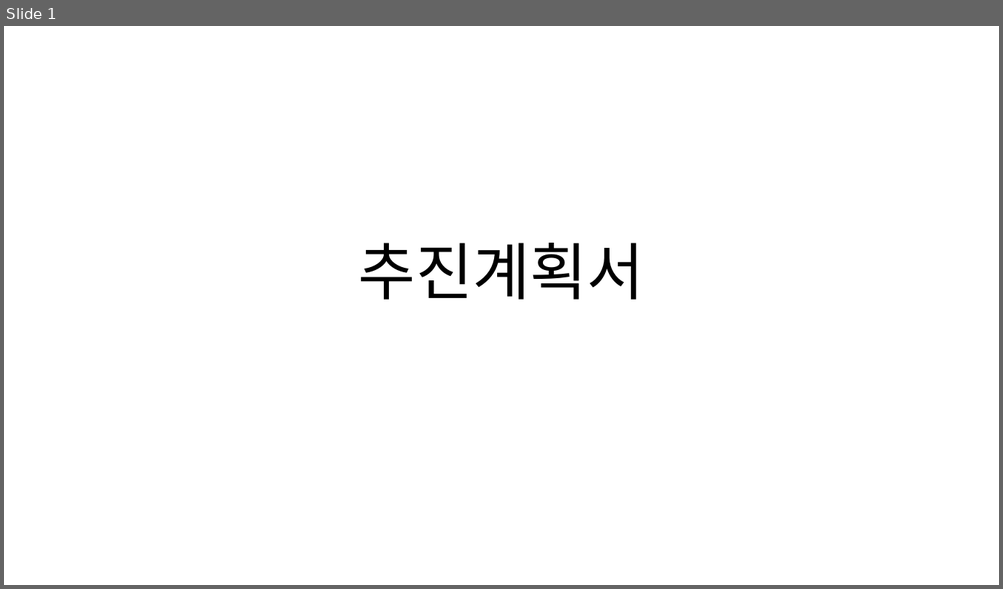
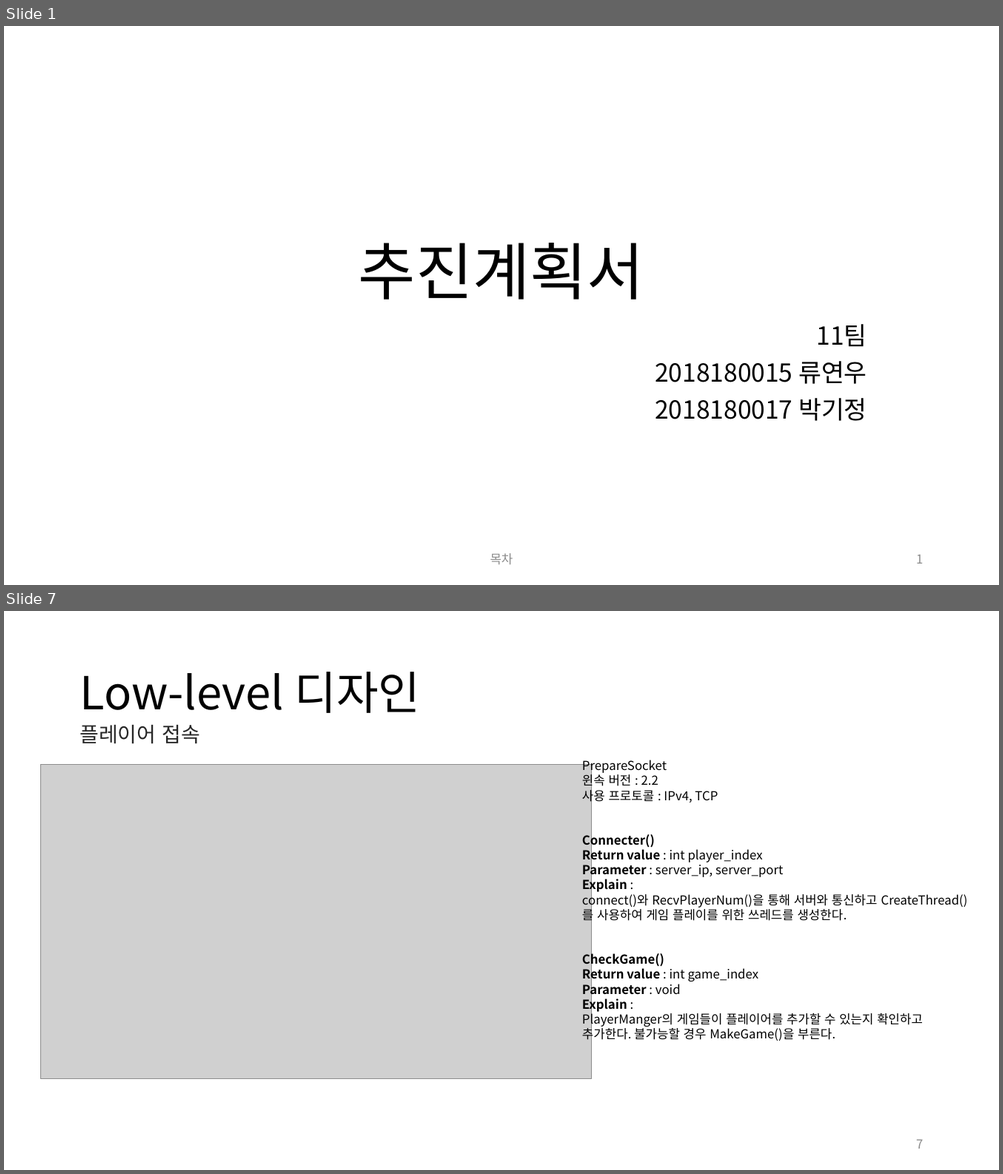
Before and after one commit to andy3790/NGP_Project, a slide deck: Doc/추진 계획서.pptx. Shown one above the other, each under a label of ours: slide 1 before the commit, slides 1 and 7 after it; the slides between them are not shown. The pictures are 1003x589 and 1003x1174 pixels, drawn with LibreOffice and Linux fonts; fonts in the diff are those of the drawing; grey boxes stand for pictures. Boxes give left, top, right and bottom in pixels: in the first picture for what was removed or moved away, otherwise in the second. Text is boxed around its words. In the diff, an @@ line names an element or a change of style, - is before the commit and + after.

```diff
--- a/Doc/추진 계획서.pptx
+++ b/Doc/추진 계획서.pptx
@@ slide 7 added at <box>4,611,999,1170</box>, background #FFFFFF @@
@@ title added at <box>79,672,420,713</box>, 44 pt, text #000000 @@
+Low-level 디자인
@@ text added at <box>79,725,200,744</box>, 20 pt, text #262626 @@
+플레이어 접속
@@ picture added at <box>40,765,591,1079</box> @@
@@ text added at <box>582,760,967,1042</box>, 12 pt, text #000000 @@
+PrepareSocket
+윈속 버전 : 2.2
+사용 프로토콜 : IPv4, TCP
+Connecter()
+Return value : int player_index
+Parameter : server_ip, server_port
+Explain :
+connect()와 RecvPlayerNum()을 통해 서버와 통신하고 CreateThread()를 사용하여 게임 플레이를 위한 쓰레드를 생성한다.
+CheckGame()
+Return value : int game_index
+Parameter : void
+Explain :
+PlayerManger의 게임들이 플레이어를 추가할 수 있는지 확인하고 추가한다. 불가능할 경우 MakeGame()을 부른다.
@@ page number added at <box>916,1140,922,1149</box>, 12 pt, text #8C8C8C @@
+7
@@ slide 1 changed as well @@
@@ subtitle added at <box>654,324,867,421</box>, 24 pt, text #000000 @@
+11팀
+2018180015 류연우
+2018180017 박기정
@@ text added at <box>490,554,513,565</box>, 12 pt, text #8C8C8C @@
+목차
@@ page number added at <box>916,555,922,564</box>, 12 pt, text #8C8C8C @@
+1
```
Also in this commit, not shown: 6 other slides changed, 15 other slides added, 5 slides removed.
